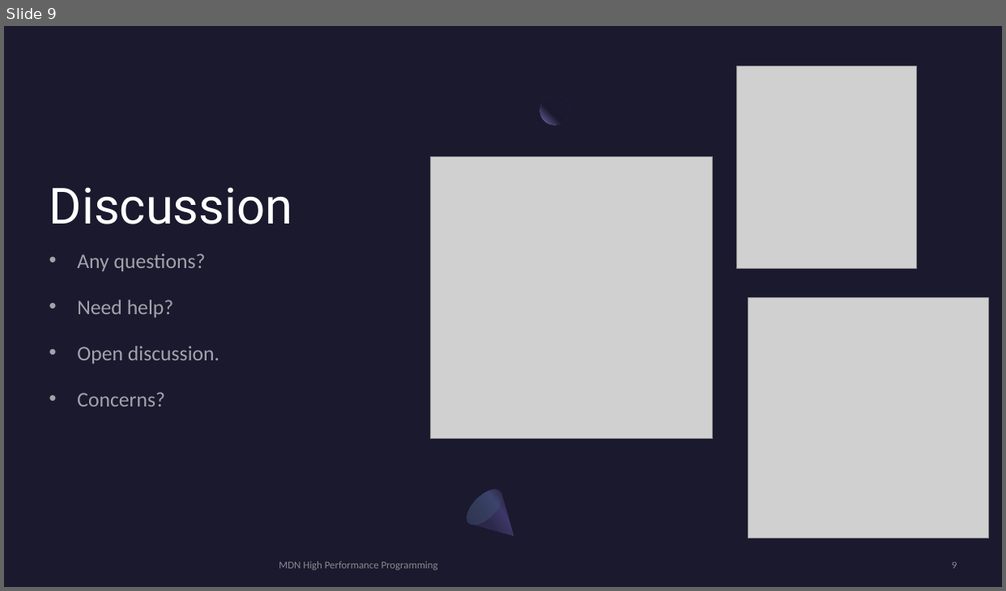
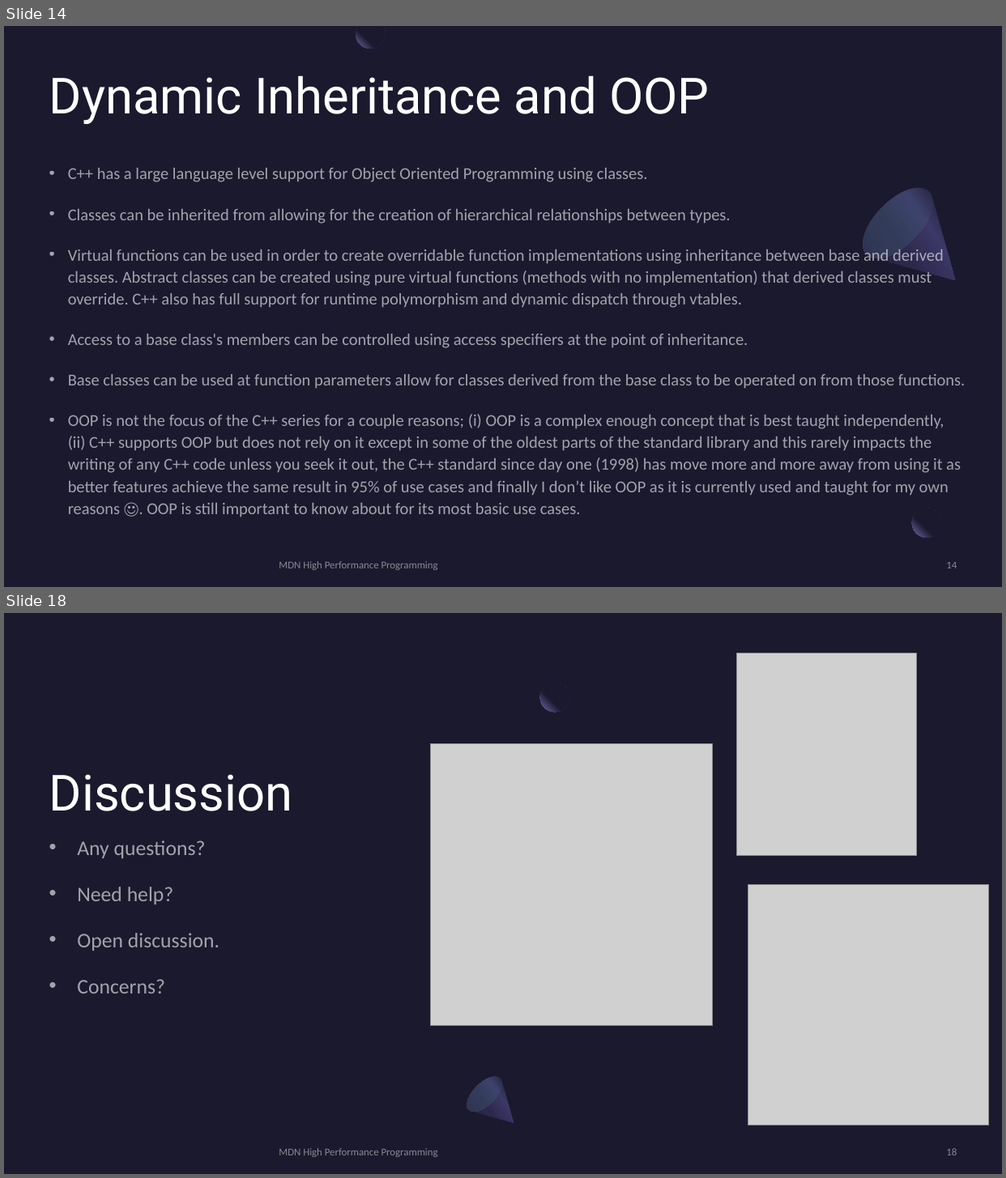
Before and after one commit to MonashDeepNeuron/HPP, a slide deck: content/part5/slides/hpp_part5.pptx. Shown one above the other, each under a label of ours: slide 9 before the commit, slides 14 and 18 after it; the slides between them are not shown. The pictures are 1006x591 and 1006x1178 pixels, drawn with LibreOffice and Linux fonts; fonts in the diff are those of the drawing; grey boxes stand for pictures. Boxes give left, top, right and bottom in pixels: in the first picture for what was removed or moved away, otherwise in the second. Text is boxed around its words. In the diff, an @@ line names an element or a change of style, - is before the commit and + after.

```diff
--- a/content/part5/slides/hpp_part5.pptx
+++ b/content/part5/slides/hpp_part5.pptx
@@ slide 14 added at [4, 26, 1002, 587], background #1B192E @@
@@ freeform shape added at [356, 26, 385, 49], fill gradient #1B192E to #7771B2 @@
@@ title added at [49, 75, 709, 124], 48 pt, text #FFFFFF @@
+Dynamic Inheritance and OOP
@@ text added at [68, 168, 965, 518], 16 pt, text #FFFFFF at 60% opacity @@
+• C++ has a large language level support for Object Oriented Programming using classes.
+• Classes can be inherited from allowing for the creation of hierarchical relationships between types.
+• Virtual functions can be used in order to create overridable function implementations using inheritance between base and derived classes. Abstract classes can be created using pure virtual functions (methods with no implementation) that derived classes must override. C++ also has full support for runtime polymorphism and dynamic dispatch through vtables.
+• Access to a base class's members can be controlled using access specifiers at the point of inheritance.
+• Base classes can be used at function parameters allow for classes derived from the base class to be operated on from those functions.
+• OOP is not the focus of the C++ series for a couple reasons; (i) OOP is a complex enough concept that is best taught independently, (ii) C++ supports OOP but does not rely on it except in some of the oldest parts of the standard library and this rarely impacts the writing of any C++ code unless you seek it out, the C++ standard since day one (1998) has move more and more away from using it as better features achieve the same result in 95% of use cases and finally I don’t like OOP as it is currently used and taught for my own reasons ☺. OOP is still important to know about for its most basic use cases.
@@ freeform shape added at [851, 176, 987, 312], fill gradient #2C284A to #3C3867 to #1B192E @@
@@ ellipse added at [851, 176, 945, 270], fill gradient #454075 to #5BEFC1 @@
@@ ellipse added at [912, 509, 941, 538], fill gradient #1B192E to #7771B2 @@
@@ rectangle added at [941, 503, 972, 532], fill #1B192E at 80% opacity @@
@@ text added at [279, 561, 438, 570], 10 pt, text #A6A6A6 at 80% opacity @@
+MDN High Performance Programming
@@ page number added at [946, 562, 957, 569], 10 pt, text #A6A6A6 at 80% opacity @@
+14
@@ what was slide 9 is now slide 18 @@
@@ page number at [946, 1148, 957, 1156]: text changed @@
-9
+18
```
Also in this commit, not shown: 3 slides changed, 7 other slides added, 2 slides removed, 23 other files.
